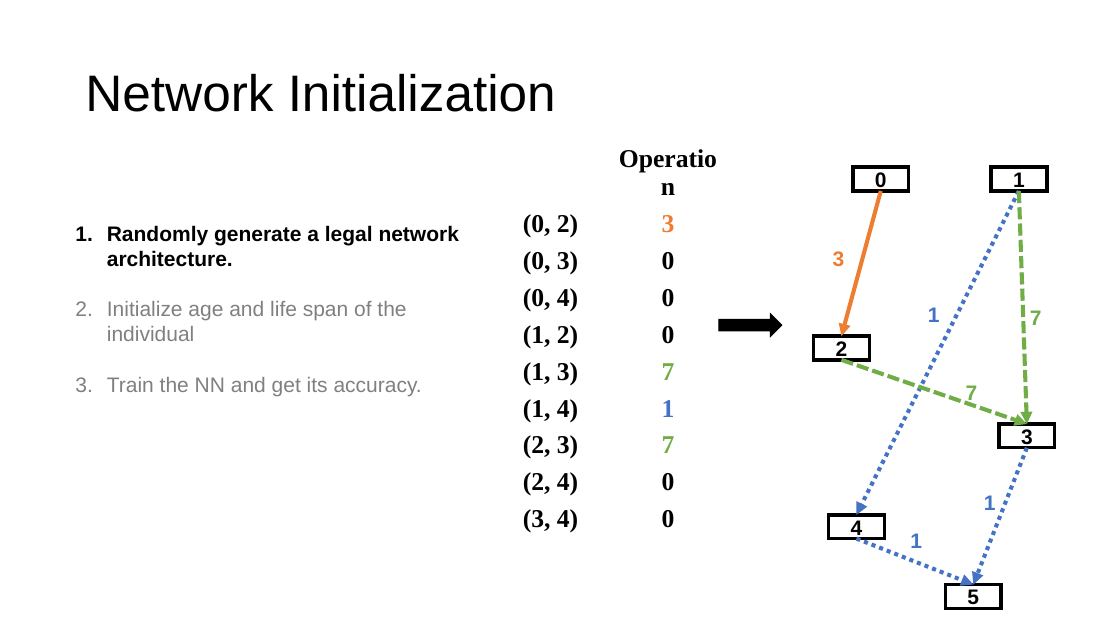
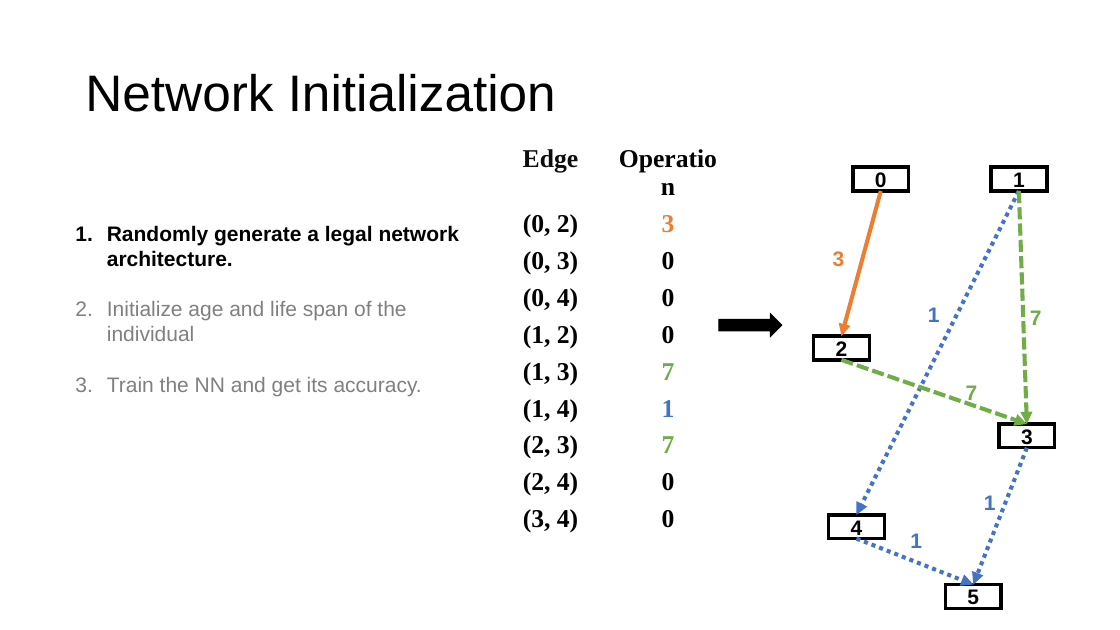
Before and after one commit to RangerX-36917/evoNAS, a slide deck: slide 11 of pre/mid/5.9_mid_report.pptx. Drawn at 1120x630 pixels with LibreOffice and Linux fonts; fonts in the diff are those of the drawing. Boxes give left, top, right and bottom in pixels: in the first picture for what was removed or moved away, otherwise in the second. Text is boxed around its words. In the diff, an @@ line names an element or a change of style, - is before the commit and + after.

```diff
--- a/pre/mid/5.9_mid_report.pptx
+++ b/pre/mid/5.9_mid_report.pptx
@@ table at <box>492,140,727,594</box> @@
-row 1, column 1: 
+row 1, column 1: Edge
```
Also in this commit, not shown: 4 other slides changed, 1 other file.
